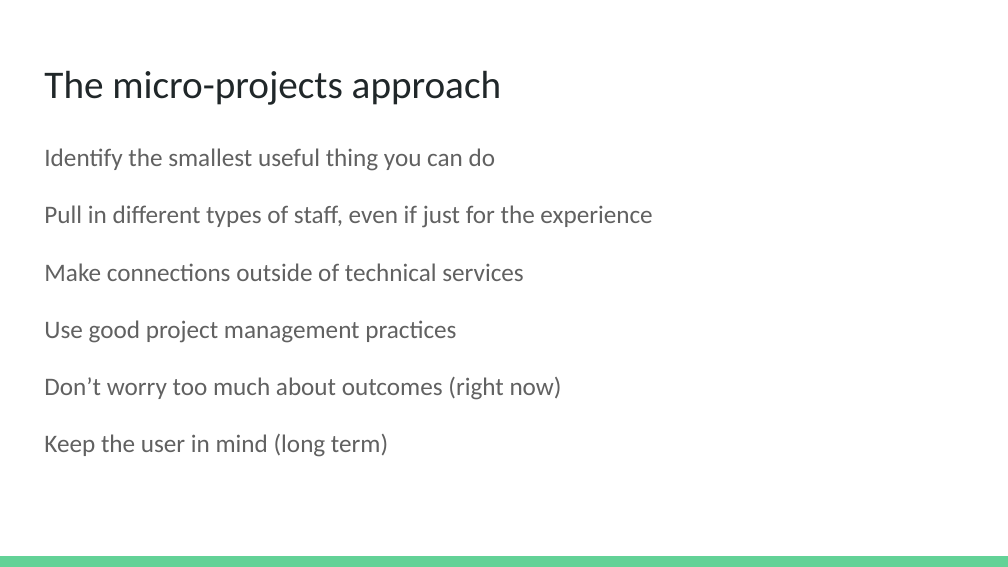
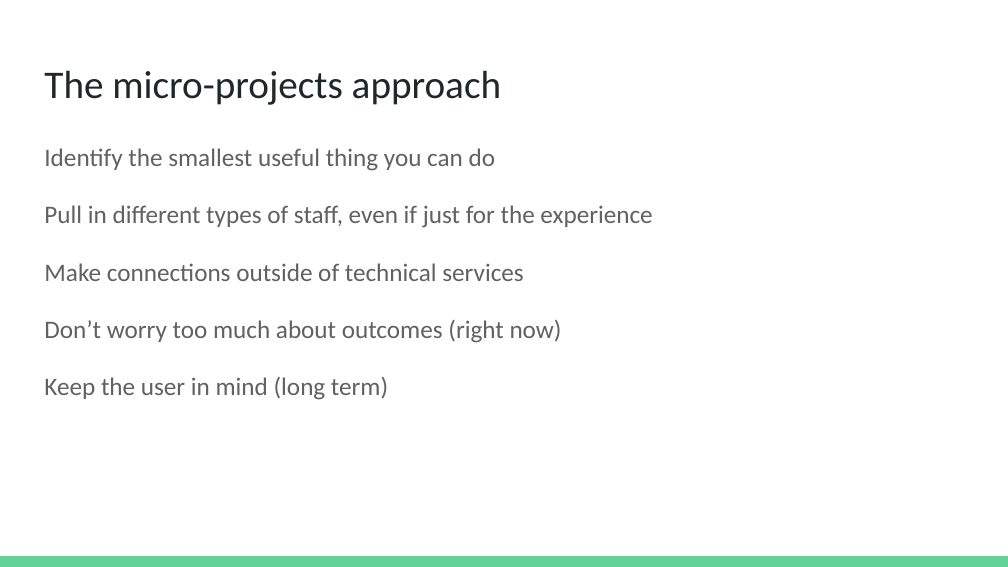
Before and after one commit to eightBitter/erl2018-linked-data-workshop, a slide deck: slide 15 of Intro.pptx. Drawn at 1008x567 pixels with LibreOffice and Linux fonts; fonts in the diff are those of the drawing. Boxes give left, top, right and bottom in pixels: in the first picture for what was removed or moved away, otherwise in the second. Text is boxed around its words. In the diff, an @@ line names an element or a change of style, - is before the commit and + after.

```diff
--- a/Intro.pptx
+++ b/Intro.pptx
@@ text at (x1=44, y1=320, x2=456, y2=343): paragraph removed @@
-Use good project management practices
```
Also in this commit, not shown: 1 other slide changed, 1 slide added, 1 slide removed, 1 other file.
